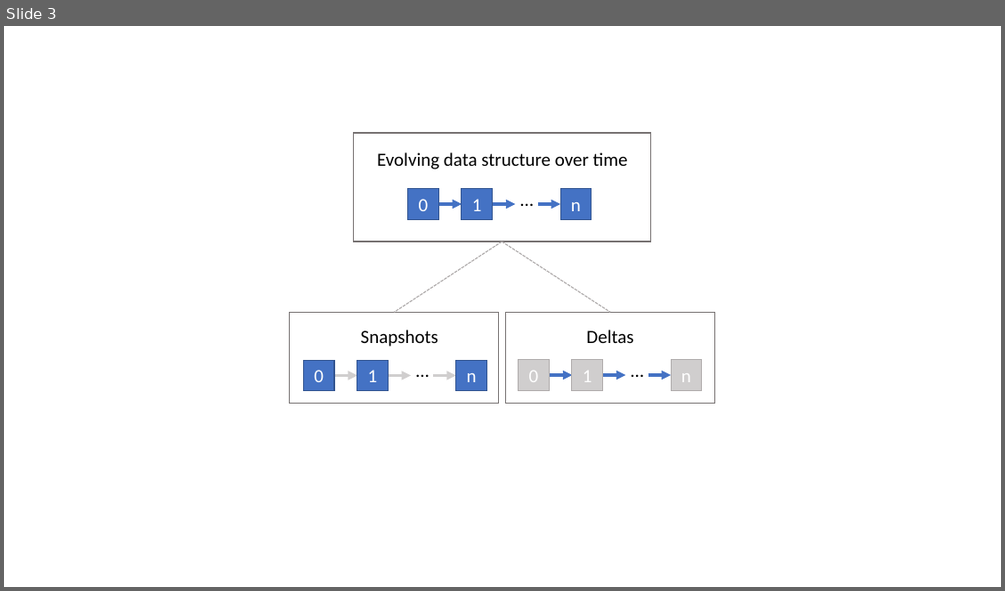
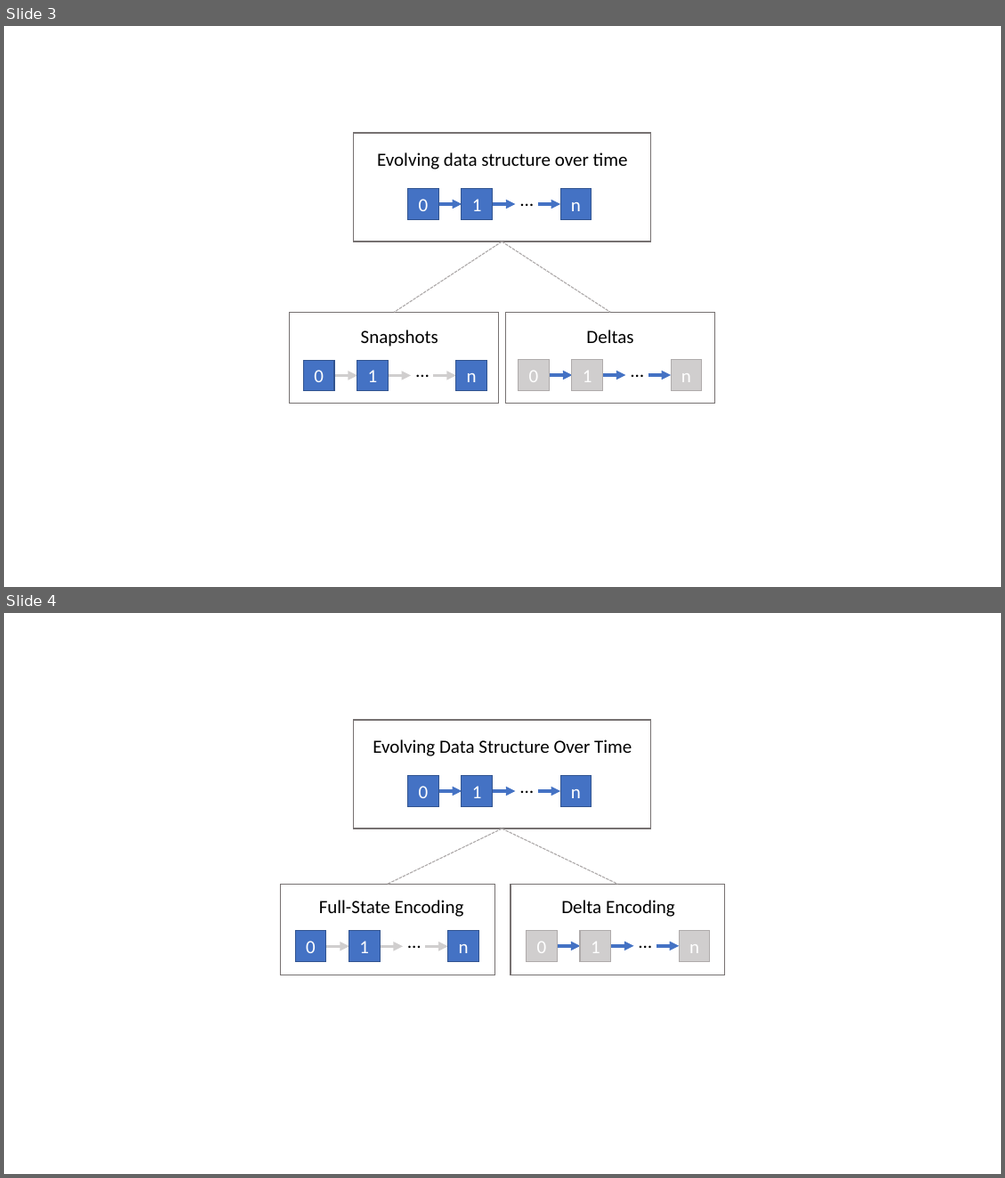
Before and after one commit to aslan-ng/keepdelta, a slide deck: paper/images/graphics.pptx. Shown one above the other, each under a label of ours: slide 3 before the commit, slides 3 and 4 after it. The pictures are 1005x591 and 1005x1178 pixels, drawn with LibreOffice and Linux fonts; fonts in the diff are those of the drawing. Boxes give left, top, right and bottom in pixels: in the first picture for what was removed or moved away, otherwise in the second. Text is boxed around its words. In the diff, an @@ line names an element or a change of style, - is before the commit and + after.

```diff
--- a/paper/images/graphics.pptx
+++ b/paper/images/graphics.pptx
@@ slide 4 added at [4,613,1001,1174], background #FFFFFF @@
@@ rectangle added at [353,720,651,828], outline #767171 1 pt @@
@@ text added at [372,739,631,756], 18 pt, text #000000 @@
+Evolving Data Structure Over Time
@@ text added at [513,771,542,801], 18 pt, text #000000 @@
+…
@@ rectangle added at [408,775,438,806], fill #4472C4, outline #325491 1 pt, 18 pt, text #FFFFFF @@
+0
@@ arrow added from (439, 791) to (461, 791), #4472C4 3 pt @@
@@ rectangle added at [461,775,493,806], fill #4472C4, outline #325491 1 pt, 18 pt, text #FFFFFF @@
+1
@@ arrow added from (493, 791) to (516, 791), #4472C4 3 pt @@
@@ arrow added from (538, 791) to (560, 791), #4472C4 3 pt @@
@@ rectangle added at [560,775,591,806], fill #4472C4, outline #325491 1 pt, 18 pt, text #FFFFFF @@
+n
@@ line added from (502, 828) to (388, 884), #AFABAB 1 pt dashed @@
@@ line added from (502, 828) to (618, 884), #AFABAB 1 pt dashed @@
@@ rectangle added at [281,884,495,975], outline #767171 1 pt @@
@@ text added at [319,900,464,916], 18 pt, text #000000 @@
+Full-State Encoding
@@ rectangle added at [510,884,725,975], outline #767171 1 pt @@
@@ text added at [561,900,675,916], 18 pt, text #000000 @@
+Delta Encoding
@@ rectangle added at [296,931,326,962], fill #4472C4, outline #325491 1 pt, 18 pt, text #FFFFFF @@
+0
@@ rectangle added at [348,931,380,962], fill #4472C4, outline #325491 1 pt, 18 pt, text #FFFFFF @@
+1
@@ text added at [400,926,429,957], 18 pt, text #000000 @@
+…
@@ rectangle added at [448,931,479,962], fill #4472C4, outline #325491 1 pt, 18 pt, text #FFFFFF @@
+n
@@ rectangle added at [526,930,558,961], fill #D0CECE, outline #AFABAB 1 pt, 18 pt, text #FFFFFF @@
+0
@@ rectangle added at [580,930,610,961], fill #D0CECE, outline #AFABAB 1 pt, 18 pt, text #FFFFFF @@
+1
@@ text added at [631,925,660,956], 18 pt, text #000000 @@
+…
@@ rectangle added at [680,930,710,961], fill #D0CECE, outline #AFABAB 1 pt, 18 pt, text #FFFFFF @@
+n
@@ arrow added from (326, 947) to (349, 947), #D0CECE 3 pt @@
@@ arrow added from (380, 947) to (403, 947), #D0CECE 3 pt @@
@@ arrow added from (425, 947) to (448, 947), #D0CECE 3 pt @@
@@ arrow added from (558, 946) to (581, 946), #4472C4 3 pt @@
@@ arrow added from (611, 946) to (633, 946), #4472C4 3 pt @@
@@ arrow added from (656, 946) to (680, 946), #4472C4 3 pt @@
```
Also in this commit, not shown: 14 other files.
